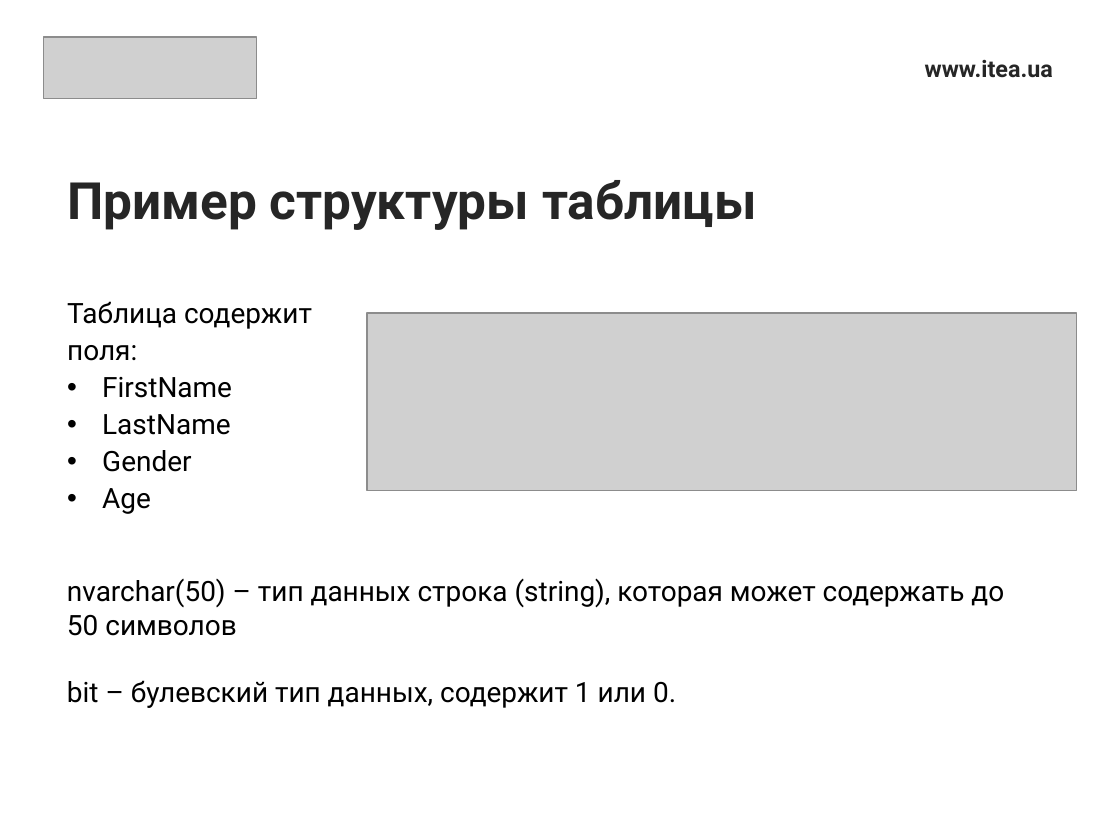
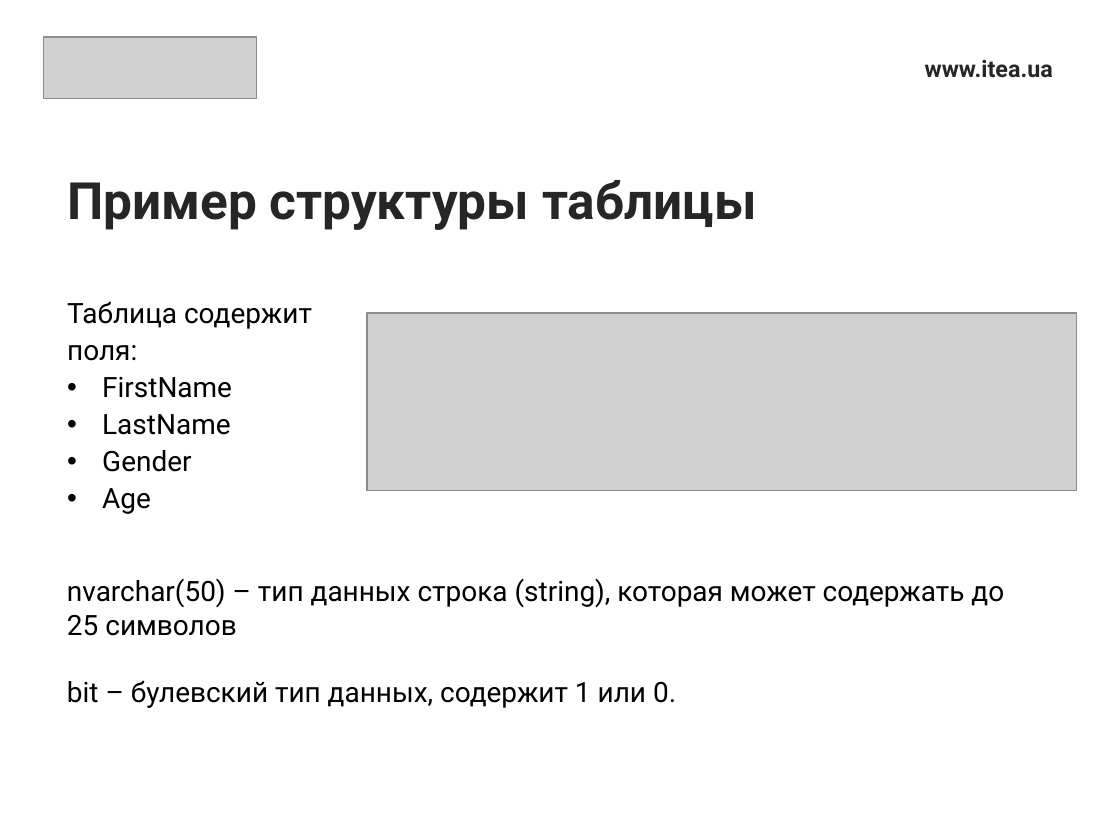
Before and after one commit to RusyaOne/NetCore_10.03.2021, a slide deck: slide 6 of 4.Model/DatabaseEssentials.pptx. Drawn at 1120x840 pixels with LibreOffice and Linux fonts; fonts in the diff are those of the drawing; grey boxes stand for pictures. Boxes give left, top, right and bottom in pixels: in the first picture for what was removed or moved away, otherwise in the second. Text is boxed around its words. In the diff, an @@ line names an element or a change of style, - is before the commit and + after.

```diff
--- a/4.Model/DatabaseEssentials.pptx
+++ b/4.Model/DatabaseEssentials.pptx
@@ text at box(67, 578, 1004, 636): text changed @@
-nvarchar(50) – тип данных строка (string), которая может содержать до 50 символов
+nvarchar(50) – тип данных строка (string), которая может содержать до 25 символов
```
